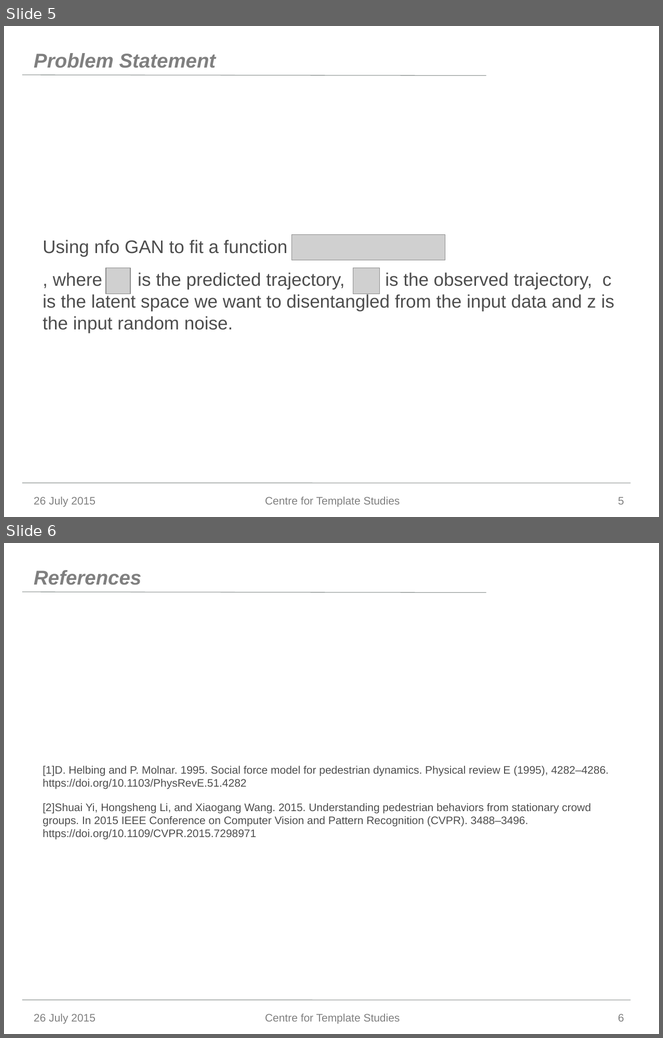
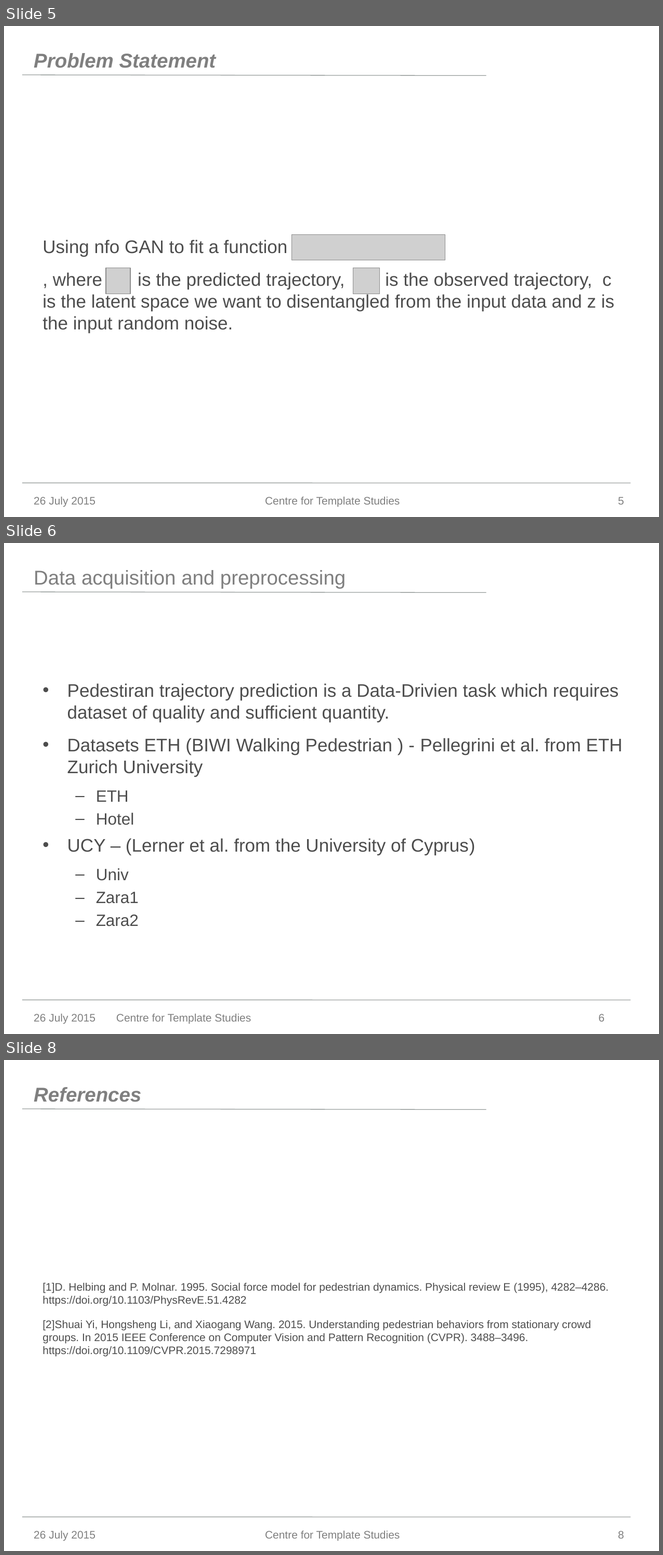
Before and after one commit to charlietianx/pedestrian-trajectory-pred, a slide deck: presentation/Team4_Presentation_phase1.pptx. Shown one above the other, each under a label of ours: slides 5 and 6 before the commit, slides 5, 6 and 8 after it; the slides between them are not shown. The pictures are 663x1038 and 663x1555 pixels, drawn with LibreOffice and Linux fonts; fonts in the diff are those of the drawing; grey boxes stand for pictures; background and template pictures are left out. Boxes give left, top, right and bottom in pixels: in the first picture for what was removed or moved away, otherwise in the second. Text is boxed around its words. In the diff, an @@ line names an element or a change of style, - is before the commit and + after.

```diff
--- a/presentation/Team4_Presentation_phase1.pptx
+++ b/presentation/Team4_Presentation_phase1.pptx
@@ slide 6 added at (4, 543, 659, 1034), background #FFFFFF; not listed: 2 template elements that a slide beside it also shows @@
@@ title added at (34, 570, 346, 588), 22 pt, text #7F7F7F @@
+Data acquisition and preprocessing
@@ text added at (67, 683, 623, 927), 20 pt, text #4D4D4D @@
+• Pedestiran trajectory prediction is a Data-Drivien task which requires dataset of quality and sufficient quantity.
+• Datasets ETH (BIWI Walking Pedestrian ) - Pellegrini et al. from ETH Zurich University
+  – ETH
+  – Hotel
+• UCY – (Lerner et al. from the University of Cyprus)
+  – Univ
+  – Zara1
+  – Zara2
@@ text added at (34, 1014, 96, 1024), 12 pt, text #7F7F7F @@
+26 July 2015
@@ text added at (116, 1014, 251, 1024), 12 pt, text #7F7F7F @@
+Centre for Template Studies
@@ page number added at (599, 1014, 605, 1022), 12 pt, text #7F7F7F @@
+6
@@ what was slide 6 is now slide 8 @@
@@ page number at (618, 1531, 624, 1539): text changed @@
-6
+8
```
Also in this commit, not shown: 1 other slide added.
